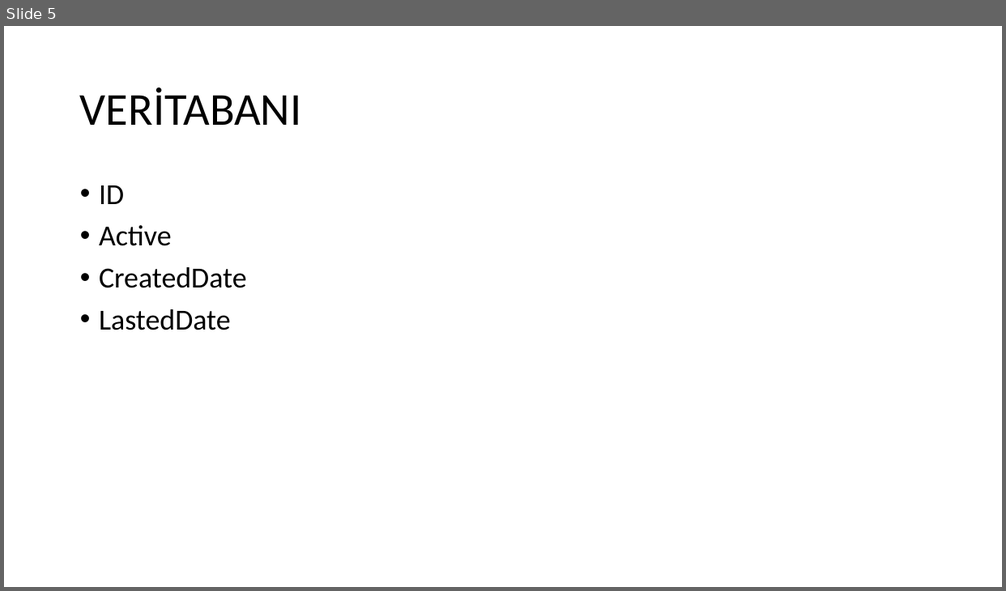
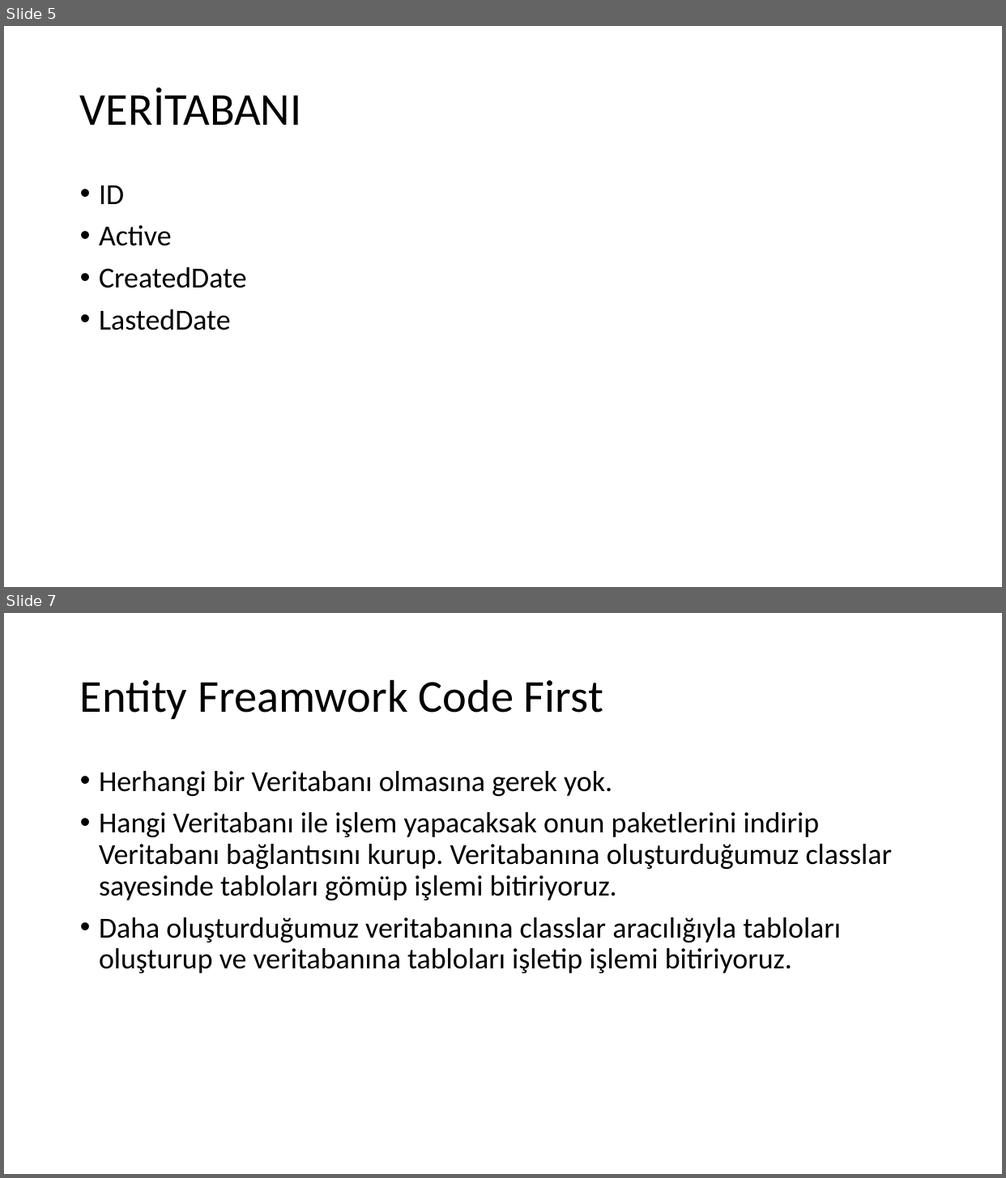
Before and after one commit to bnymnclskn01/MEKA-05-21-2022-SONRASI, a slide deck: Yeni-MVC/Yazılı Anlatım.pptx. Shown one above the other, each under a label of ours: slide 5 before the commit, slides 5 and 7 after it; the slides between them are not shown. The pictures are 1006x591 and 1006x1178 pixels, drawn with LibreOffice and Linux fonts; fonts in the diff are those of the drawing. Boxes give left, top, right and bottom in pixels: in the first picture for what was removed or moved away, otherwise in the second. Text is boxed around its words. In the diff, an @@ line names an element or a change of style, - is before the commit and + after.

```diff
--- a/Yeni-MVC/Yazılı Anlatım.pptx
+++ b/Yeni-MVC/Yazılı Anlatım.pptx
@@ slide 7 added at (4, 613, 1002, 1174), background #FFFFFF @@
@@ title added at (80, 679, 603, 719), 44 pt, text #000000 @@
+Entity Freamwork Code First
@@ text added at (99, 771, 893, 973), 28 pt, text #000000 @@
+• Herhangi bir Veritabanı olmasına gerek yok.
+• Hangi Veritabanı ile işlem yapacaksak onun paketlerini indirip Veritabanı bağlantısını kurup. Veritabanına oluşturduğumuz classlar sayesinde tabloları gömüp işlemi bitiriyoruz.
+• Daha oluşturduğumuz veritabanına classlar aracılığıyla tabloları oluşturup ve veritabanına tabloları işletip işlemi bitiriyoruz.
```
Also in this commit, not shown: 2 slides changed, 4 other slides added, 9 other files.
